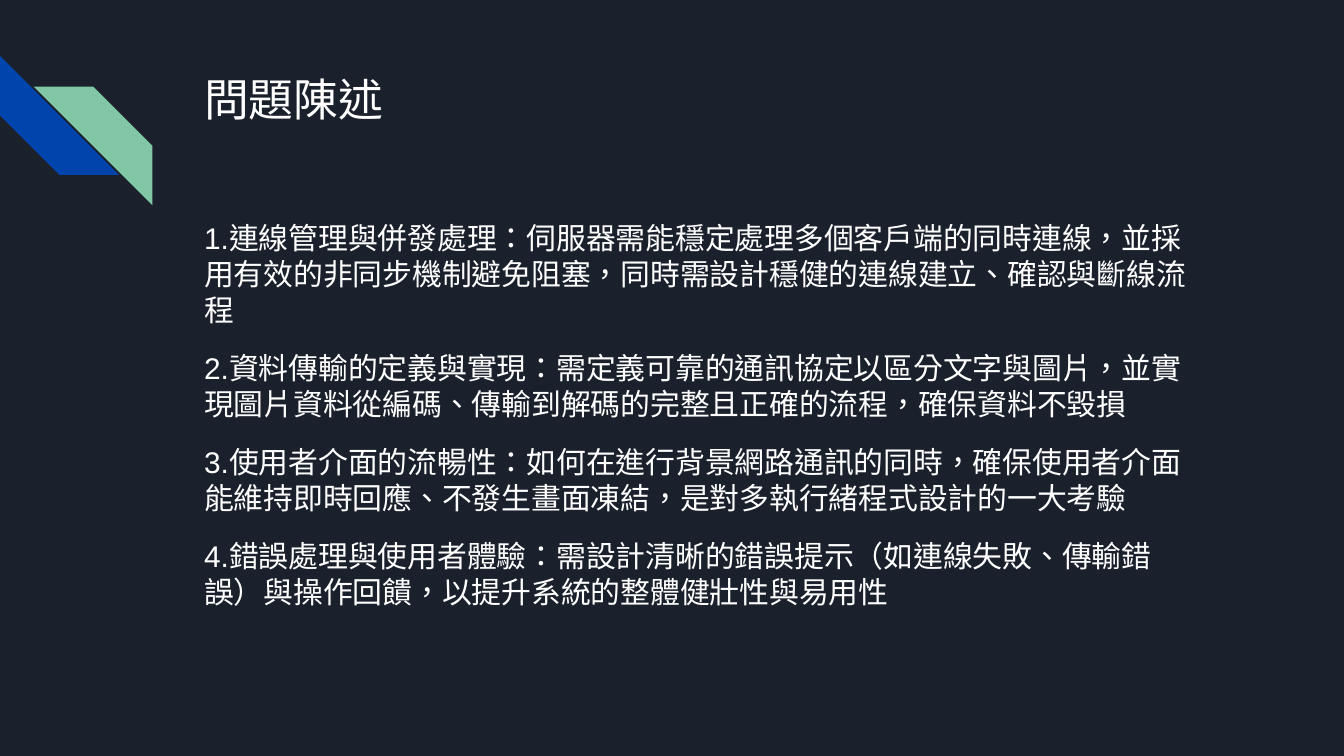
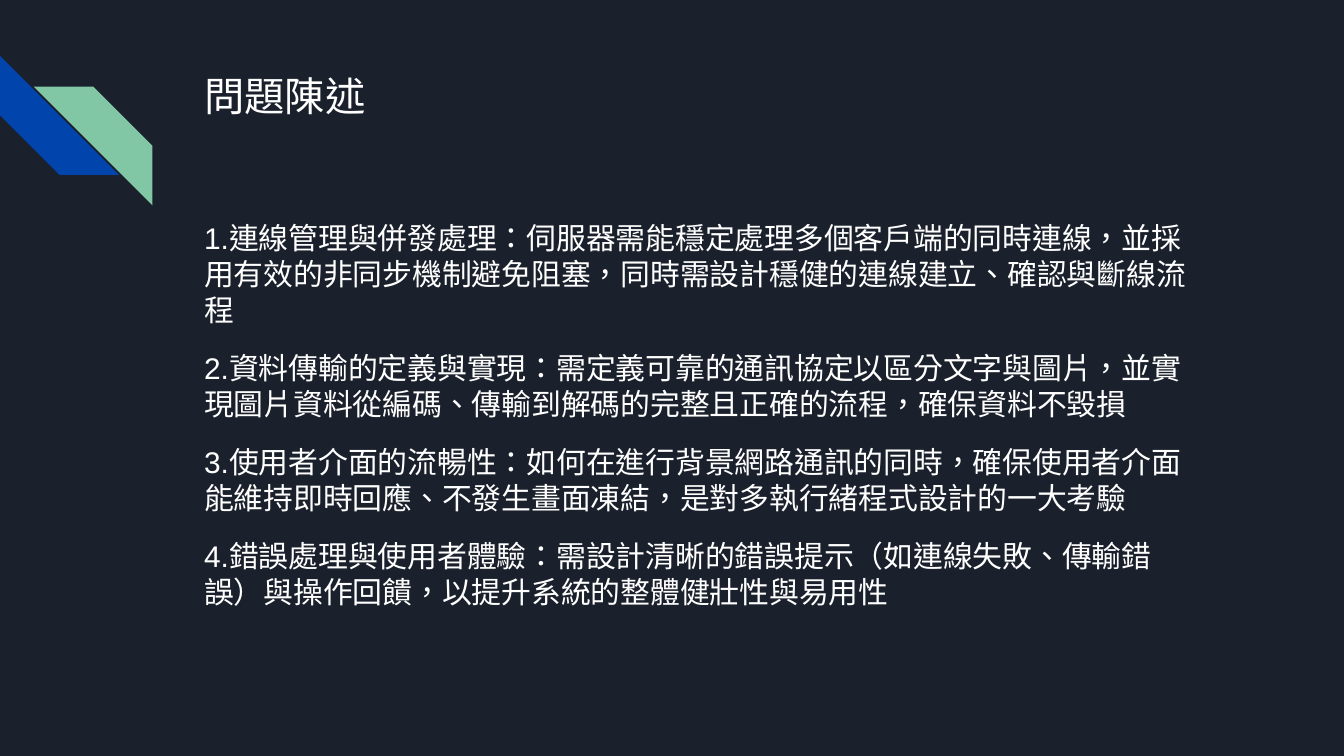
Before and after one commit to wortelbend/C-Sharp_Final, a slide deck: slide 5 of 文件/期末專題 PPT (1).pptx. Drawn at 1344x756 pixels with LibreOffice and Linux fonts; fonts in the diff are those of the drawing. Boxes give left, top, right and bottom in pixels: in the first picture for what was removed or moved away, otherwise in the second. Text is boxed around its words. In the diff, an @@ line names an element or a change of style, - is before the commit and + after.

```diff
--- a/文件/期末專題 PPT (1).pptx
+++ b/文件/期末專題 PPT (1).pptx
@@ title "問題陳述" at <box>204,77,365,115</box>: size 24 to 21.6 pt @@
```
Also in this commit, not shown: 4 other slides changed, 3 slides added.
